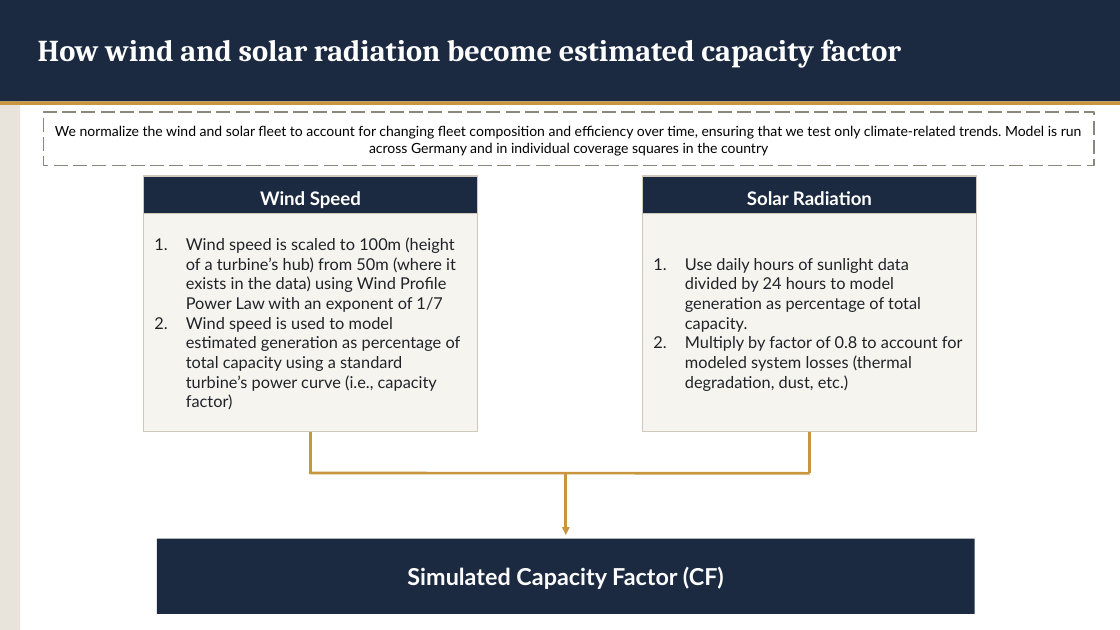
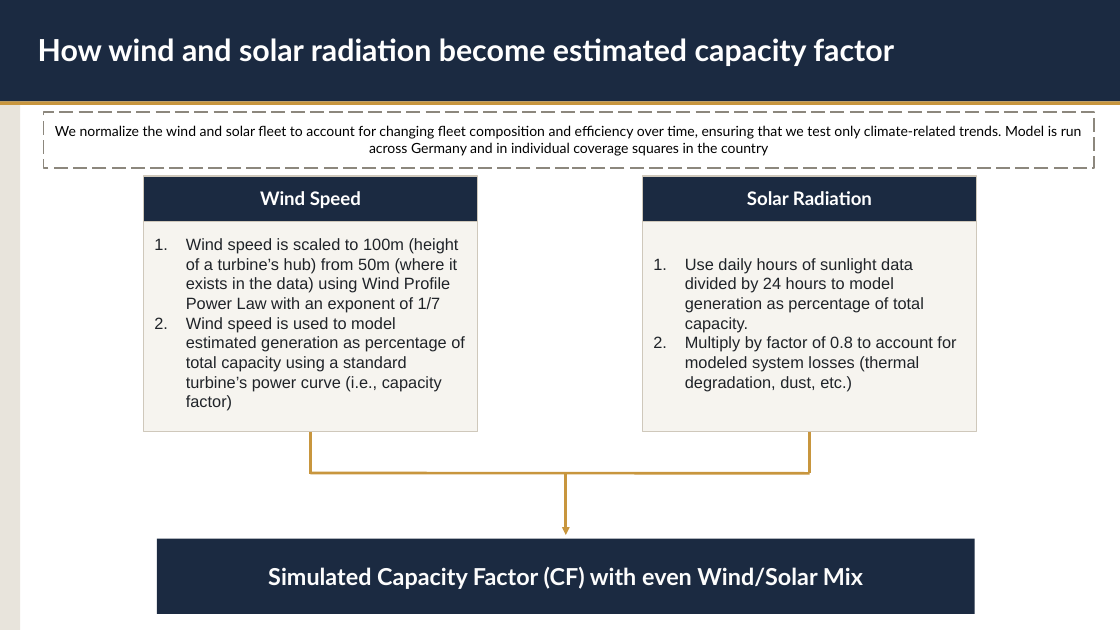
Before and after one commit to asakti47/dunkelflaute-explorer, a slide deck: slide 3 of Dunkelflaute Presentation.pptx. Drawn at 1120x630 pixels with LibreOffice and Linux fonts; fonts in the diff are those of the drawing. Boxes give left, top, right and bottom in pixels: in the first picture for what was removed or moved away, otherwise in the second. Text is boxed around its words. In the diff, an @@ line names an element or a change of style, - is before the commit and + after.

```diff
--- a/Dunkelflaute Presentation.pptx
+++ b/Dunkelflaute Presentation.pptx
@@ text "How wind and solar radiation ..." at bbox=[38, 38, 894, 66]: font Cambria to Lato @@
@@ rectangle "Wind Speed": place and size @@
-rectangle "Wind Speed" at bbox=[143, 176, 478, 214]
+rectangle "Wind Speed" at bbox=[143, 176, 478, 222]
@@ rectangle "Solar Radiation": place and size @@
-rectangle "Solar Radiation" at bbox=[642, 176, 977, 214]
+rectangle "Solar Radiation" at bbox=[642, 176, 977, 222]
@@ rectangle "Wind speed is scaled to ..." at bbox=[143, 214, 478, 432]: font Lato to Arial @@
@@ rectangle "Use daily hours of sunlight ..." at bbox=[642, 214, 977, 432]: font Lato to Arial @@
@@ text in rectangle at bbox=[268, 567, 863, 589]: text changed @@
-Simulated Capacity Factor (CF)
+Simulated Capacity Factor (CF) with even Wind/Solar Mix
```
Also in this commit, not shown: 5 other slides changed.
